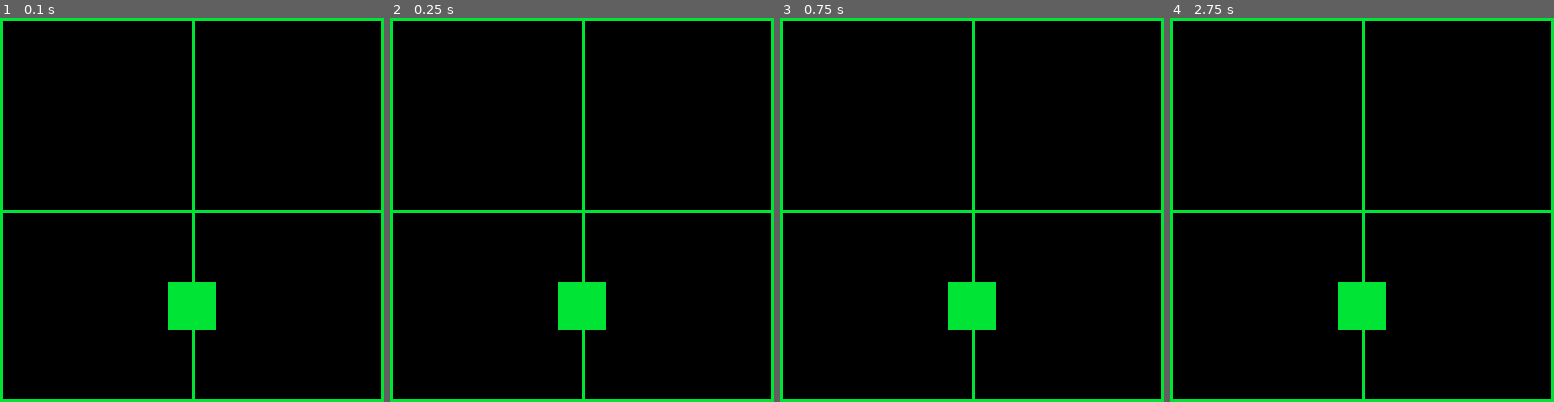
Above: before the commit, frames 1-4 (left to right).
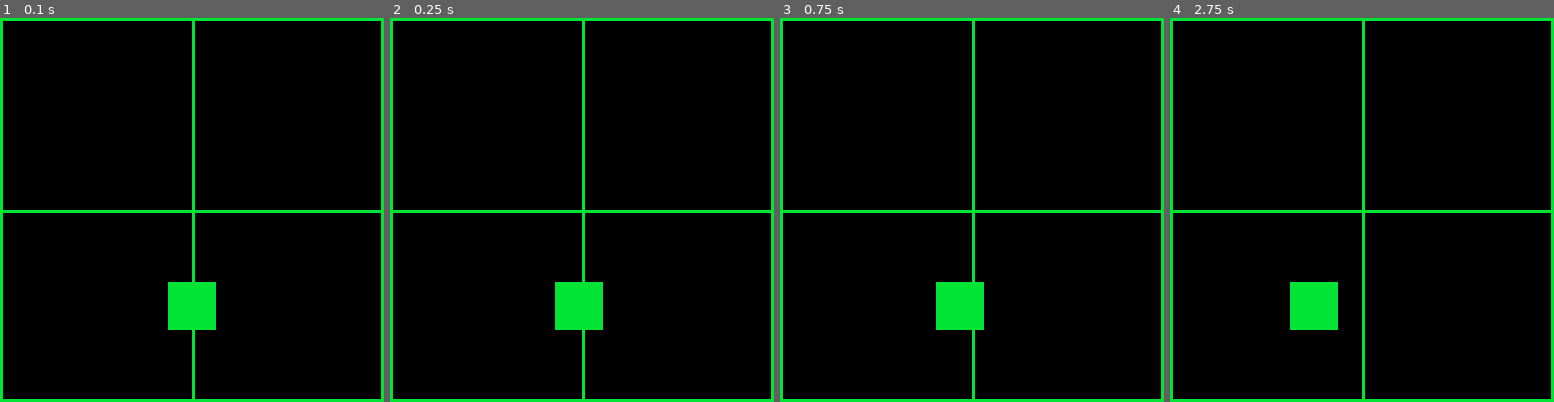
Above: after the commit, the same moments.

Repository: getJv/novice_summer_jam_2
Game: PICO-8 cartridge w_box.p8
Two runs of this game, one before a commit and one after it. Both use one fixed random seed, a clock stepped at 60 frames per second and the inputs below.
Inputs:
- Up to frame 1 (0.1 s): no input
- Up to frame 2 (0.25 s): no input
- Up to frame 3 (0.75 s): no input
- Up to frame 4 (2.75 s): no input

Frame 1 is identical in both runs. In frame 2, 0.2% of the frame differs, in the area x 42-57%, y 68-82%; in frame 3, 0.8%; in frame 4, 3.0%, in the area x 31-57%, y 68-82%.

Commit message:
feat: Add opposite box force

Diff:
--- a/scene_main.lua
+++ b/scene_main.lua
@@ -1,6 +1,9 @@
 
 
 box = {x=64,y=96,w=16,h=16}
+move_interval = 5
+move_timer = 0
+
 
 function scene_main_init()
     _update = scene_main_update
@@ -8,6 +11,13 @@
 end
 
 function scene_main_update()
+    move_timer += 1
+
+    if move_timer >= move_interval then
+    box.x -= 1
+    move_timer = 0
+    end
+
 end
 
 function draw_rules()
